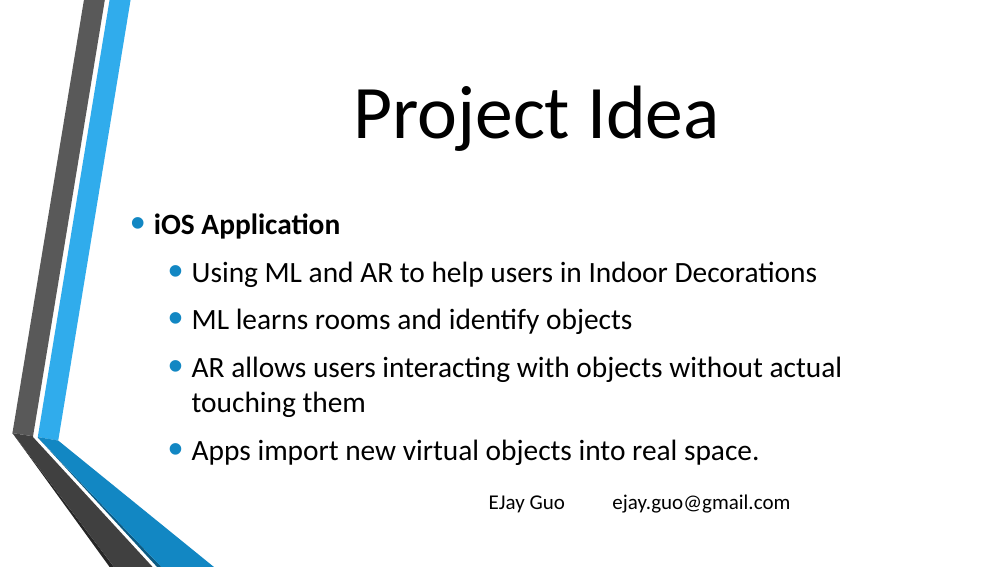
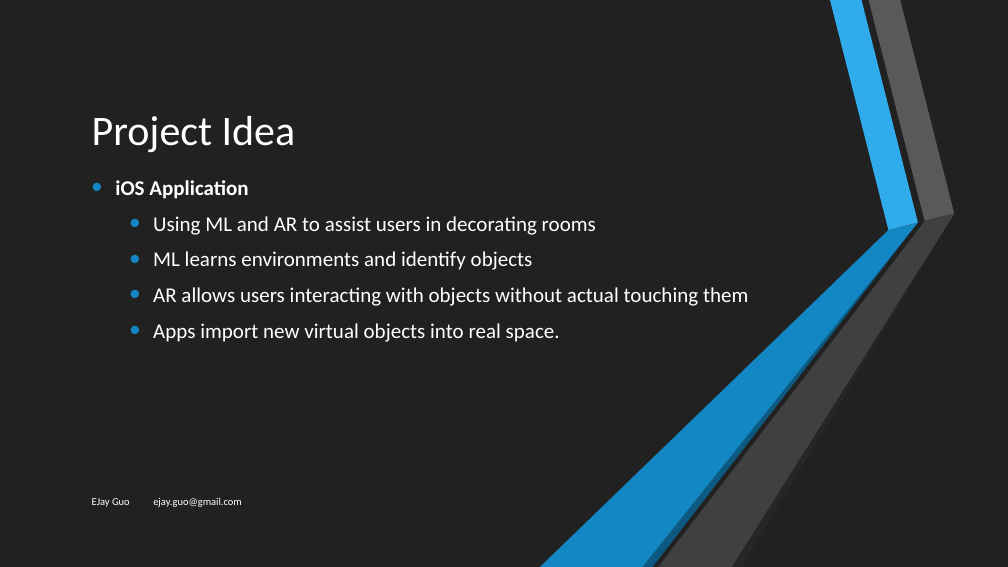
Before and after one commit to ejayguo/2018Fall_CapstoneDesign_TeamInfo, a slide deck: slide 7 of Yijie Guo - Presentation.pptx (slide 6 before the commit). Drawn at 1008x567 pixels with LibreOffice and Linux fonts; fonts in the diff are those of the drawing; background and template pictures are left out. Boxes give left, top, right and bottom in pixels: in the first picture for what was removed or moved away, otherwise in the second. Text is boxed around its words. In the diff, an @@ line names an element or a change of style, - is before the commit and + after.

Commit message:
last update

```diff
--- a/Yijie Guo - Presentation.pptx
+++ b/Yijie Guo - Presentation.pptx
@@ background picture (left out) to #212121 @@
@@ rectangle added at box(0, 0, 1008, 567), fill #212121 @@
@@ freeform shape at box(12, 0, 104, 436): fill #595959 to #FFFFFF @@
@@ title "Project Idea": place and size @@
-title "Project Idea" at box(354, 85, 719, 151)
+title "Project Idea" at box(92, 116, 296, 152)
@@ title "Project Idea" at box(92, 116, 296, 152): size 72 to 40 pt, text colour #000000 to #FFFFFF; alignment centre to left @@
@@ text "iOS Application": place and size @@
-text "iOS Application" at box(154, 213, 842, 465)
+text "iOS Application" at box(115, 180, 748, 342)
@@ text "iOS Application" at box(115, 180, 748, 342): vertical alignment middle to top @@
@@ text at box(115, 180, 748, 342): size 28 to 20 pt, text colour #000000 to #FFFFFF in "iOS Application", "AR allows users interacting with objects without ...", "Apps import new virtual objects into real ..."; less space between paragraphs @@
@@ text at box(153, 216, 596, 270): text changed; size 28 to 20 pt; text colour #000000 to #FFFFFF @@
-  • Using ML and AR to help users in Indoor Decorations
-  • ML learns rooms and identify objects
+  • Using ML and AR to assist users in decorating rooms
+  • ML learns environments and identify objects
@@ group added at box(540, 0, 955, 567): 6 freeform shapes @@
@@ freeform shape at box(12, 433, 113, 567): fill #262626 to #FFFFFF @@
@@ freeform shape at box(12, 433, 152, 567): fill #404040 to #FFFFFF @@
@@ text "EJay Guo ejay.guo@gmail.com": place and size @@
-text "EJay Guo ejay.guo@gmail.com" at box(489, 494, 790, 513)
+text "EJay Guo ejay.guo@gmail.com" at box(92, 497, 242, 507)
@@ text "EJay Guo ejay.guo@gmail.com" at box(92, 497, 242, 507): size 20 to 10 pt, text colour #000000 to #FFFFFF; alignment right to left; more space between paragraphs @@
```
Also in this commit, not shown: 8 other slides changed, 1 slide added.
